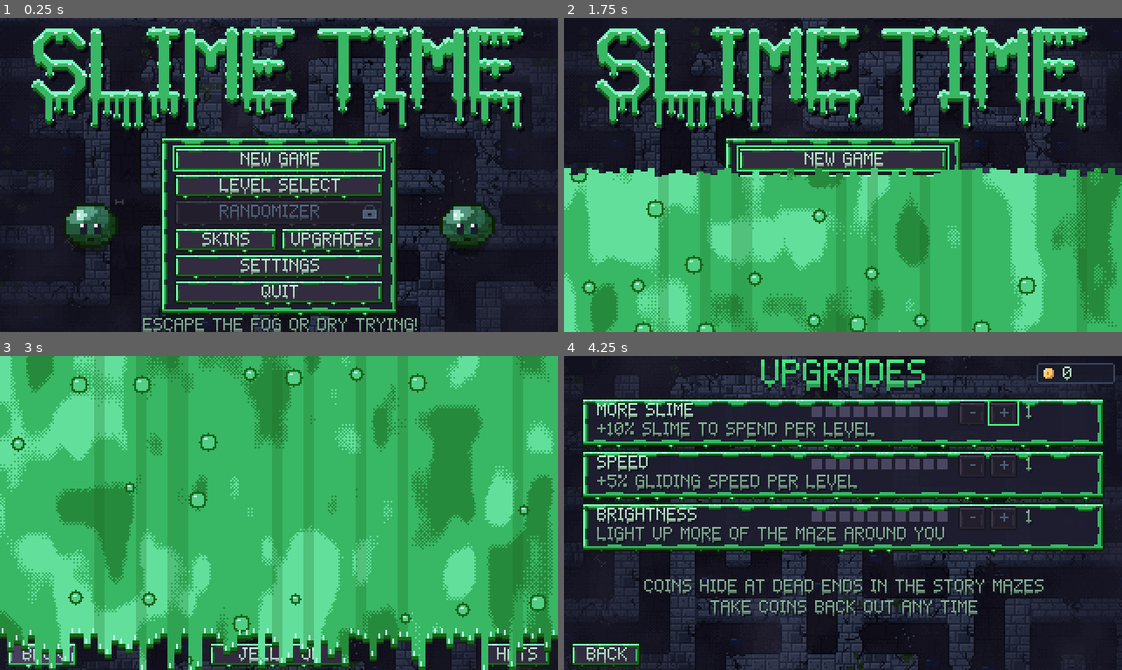
Above: before the commit, frames 1-4 (two rows, left to right).
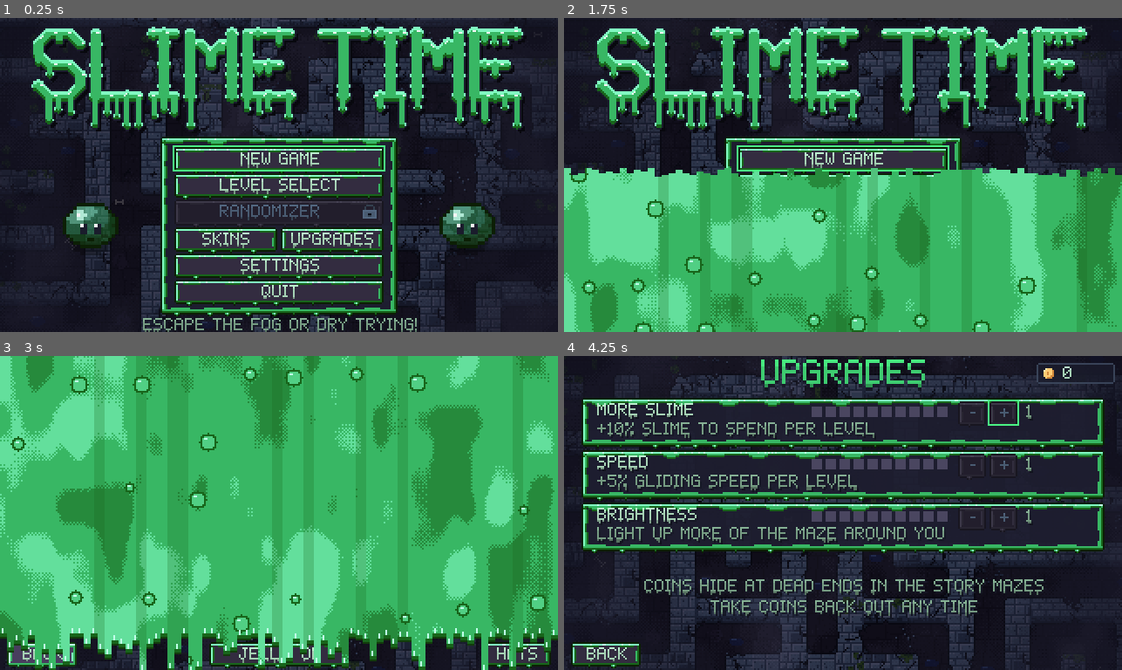
Above: after the commit, the same moments.

Repository: AveryBlue-GD/slime-time
Game: Godot game, scene res://scenes/title.tscn
Same seed, same stepped clock (60 frames per second), same inputs: the game is played once before the commit and once after it.
Inputs:
- Up to frame 1 (0.25 s): no input
- Up to frame 2 (1.75 s): click "LEVEL SELECT" at 0.5 s; click "BACK" at 1.25 s
- Up to frame 3 (3 s): click "SKINS" at 2 s; click "BACK" at 2.75 s
- Up to frame 4 (4.25 s): click "UPGRADES" at 3.5 s

The runs differ from the first frame. In frame 1, 2.4% of the frame differs, in the area x 25-75%, y 38-100%; in frame 2, 0.6%; in frame 3, 0.2%; in frame 4, 4.7%, in the area x 1-97%, y 7-100%.

Commit message:
Every letter drips differently (text shader grows random drips per letter); the color wheel picks a random color each time the skins screen opens
Co-Authored-By: Claude Opus 5.5 <noreply@anthropic.com>

Diff:
--- /dev/null
+++ b/assets/shaders/text_drips.gdshader
@@ -0,0 +1,50 @@
+shader_type canvas_item;
+
+// Gives every letter on screen its own goo drips. The pixel font (assets/fonts/pixel.fnt and its
+// 2x copy pixel_big.fnt) has drips baked under each glyph, so repeated letters dripped the same
+// way; this ignores the baked ones and grows new drips under the letter's bottom row, picked by
+// a hash of the letter's place on screen (and its column within the letter). Text that stays put
+// keeps its drips; the same letter somewhere else drips differently.
+// Anything drawn with another texture (button frames, icons) passes through untouched.
+
+varying vec2 world;
+varying vec4 tint;
+
+void vertex() {
+	world = (MODEL_MATRIX * vec4(VERTEX, 0.0, 1.0)).xy;
+	tint = COLOR;
+}
+
+float hash(vec2 p) {
+	return fract(sin(dot(p, vec2(127.1, 311.7))) * 43758.5453);
+}
+
+void fragment() {
+	vec2 atlas = 1.0 / TEXTURE_PIXEL_SIZE;
+	// The font atlases: one row of glyphs 9 px tall (7 px letters + 2 px of drips), or 18 at 2x.
+	bool small_font = abs(atlas.y - 9.0) < 0.5 && atlas.x > 200.0;
+	bool big_font = abs(atlas.y - 18.0) < 0.5 && atlas.x > 400.0;
+	if (small_font || big_font) {
+		float unit = big_font ? 2.0 : 1.0;
+		vec2 px = UV * atlas;
+		float row = floor(px.y / unit);
+		if (row >= 7.0) {
+			// Where this glyph's atlas origin lands on screen: the same for every pixel of one
+			// letter, different for each letter drawn. The shadow copy (dark, 1 px right on the
+			// small font) uses the letter's own place, so its drips match.
+			float origin = floor(world.x - px.x + 0.5);
+			if (dot(tint.rgb, vec3(0.3, 0.59, 0.11)) < 0.25 && !big_font) {
+				origin -= 1.0;
+			}
+			float column = floor(px.x / unit);
+			float bottom = texture(TEXTURE, vec2(px.x, (6.5 * unit)) / atlas).a;
+			float r = hash(vec2(column, origin));
+			float drip_len = r < 0.08 ? 2.0 : (r < 0.3 ? 1.0 : 0.0);
+			if (bottom > 0.5 && row - 7.0 < drip_len) {
+				COLOR = vec4(vec3(160.0 / 255.0) * tint.rgb, tint.a);
+			} else {
+				COLOR = vec4(0.0);
+			}
+		}
+	}
+}
--- a/scripts/hud.gd
+++ b/scripts/hud.gd
@@ -316,6 +316,7 @@
 	l.horizontal_alignment = HORIZONTAL_ALIGNMENT_CENTER
 	l.add_theme_font_size_override("font_size", size)
 	l.add_theme_color_override("font_color", GOLD)
+	l.material = UIKit.text_material()
 	UIKit.use_big_font(l, size)
 	return l
 
@@ -377,6 +378,7 @@
 
 func _make_label(role := SkinText.ROLE_TEXT) -> Label:
 	var l := Label.new()
+	l.material = UIKit.text_material()
 	l.set_meta("role", role)
 	l.add_to_group(SkinText.GROUP)
 	l.add_theme_font_size_override("font_size", 8)
--- a/scripts/ui/level_select.gd
+++ b/scripts/ui/level_select.gd
@@ -31,6 +31,7 @@
 	info.offset_bottom = 133
 
 	hard_mode_box = CheckBox.new()
+	hard_mode_box.material = UIKit.text_material()
 	hard_mode_box.text = "HARD MODE: NEW MAZES, NO UPGRADES, FOG RETURNS"
 	hard_mode_box.button_pressed = Progress.hard_mode
 	hard_mode_box.toggled.connect(func(on: bool) -> void:
--- a/scripts/ui/skins_screen.gd
+++ b/scripts/ui/skins_screen.gd
@@ -51,6 +51,9 @@
 		if child is Label and child.text == "SKINS":
 			_title = child
 	view_jelly = Progress.jelly
+	# A fresh random color on the wheel every visit (any hue, never washed out).
+	Progress.custom_color = Color.from_hsv(randf(), randf_range(0.55, 1.0), 1.0)
+	Progress.save_progress()
 	_skin_grid = _make_grid()
 	_fill_skin_grid()
 
--- a/scripts/ui/ui_kit.gd
+++ b/scripts/ui/ui_kit.gd
@@ -19,6 +19,8 @@
 const LINE_SPACING := 5
 ## Pixel-art UI pieces from tools/make_ui_art.py.
 const UI_DIR := "res://assets/ui/"
+
+static var _text_material: ShaderMaterial
 
 
 static func make_theme() -> Theme:
@@ -145,6 +147,7 @@
 	label.add_theme_font_size_override("font_size", font_size)
 	label.add_theme_color_override("font_color", color)
 	label.mouse_filter = Control.MOUSE_FILTER_IGNORE
+	label.material = text_material()
 	use_big_font(label, font_size)
 	# The standard UI colors stand for roles that SkinText recolors from the equipped skin.
 	var role: String = {GOLD: SkinText.ROLE_TITLE, TEXT: SkinText.ROLE_TEXT, TEXT_DIM: SkinText.ROLE_DIM}.get(color, "")
@@ -161,9 +164,18 @@
 		control.add_theme_font_override("font", load("res://assets/fonts/pixel_big.fnt"))
 
 
+## Shared material for text: every letter gets its own random goo drips (text_drips.gdshader).
+static func text_material() -> ShaderMaterial:
+	if _text_material == null:
+		_text_material = ShaderMaterial.new()
+		_text_material.shader = load("res://assets/shaders/text_drips.gdshader")
+	return _text_material
+
+
 static func make_button(text: String, on_press: Callable, min_size := Vector2(0, 13)) -> Button:
 	var button := Button.new()
 	button.text = text
+	button.material = text_material()
 	button.custom_minimum_size = min_size
 	button.pressed.connect(func() -> void:
 		var sfx := button.get_node_or_null("/root/Sfx")
Not shown, added: assets/shaders/text_drips.gdshader.uid
Not shown, changed: CLAUDE.md
